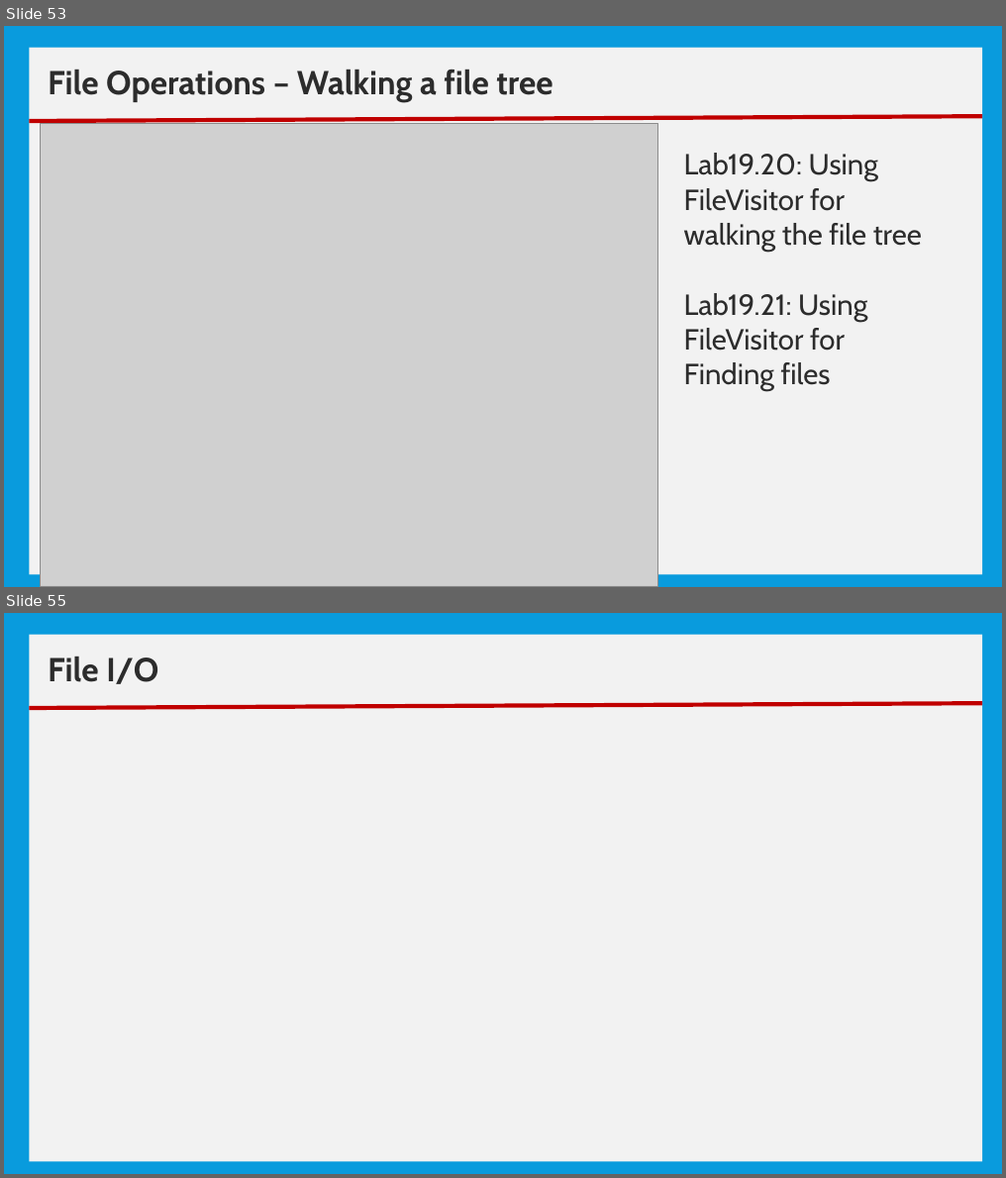
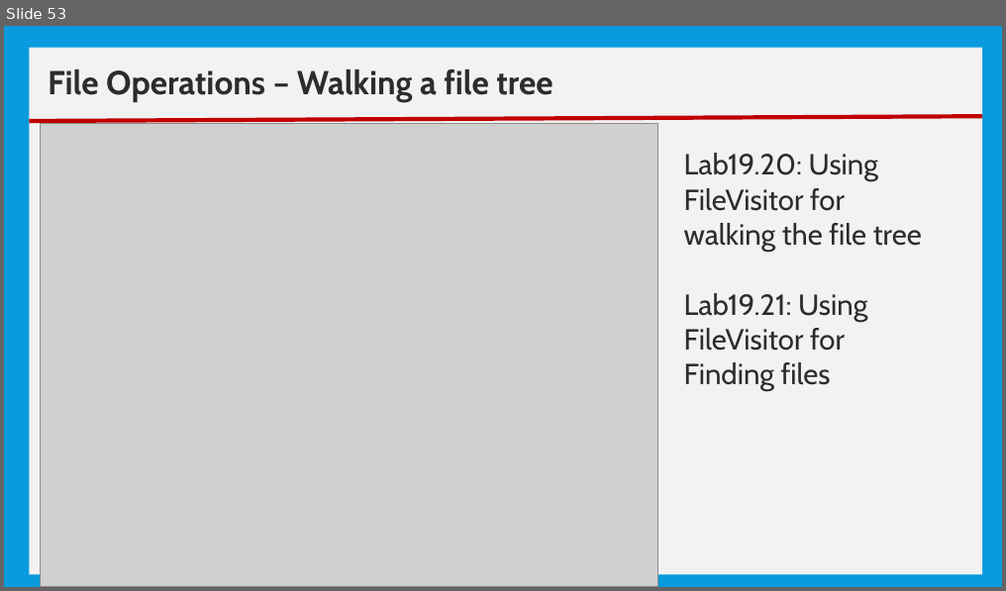
Before and after one commit to nmsgit1234/TechnicalDocs, a slide deck: training/core_java/10_Basic IO.pptx. Shown one above the other, each under a label of ours: slides 53 and 55 before the commit, slide 53 after it; the slides between them are not shown. The pictures are 1006x1178 and 1006x591 pixels, drawn with LibreOffice and Linux fonts; fonts in the diff are those of the drawing; grey boxes stand for pictures. Boxes give left, top, right and bottom in pixels: in the first picture for what was removed or moved away, otherwise in the second. Text is boxed around its words. In the diff, an @@ line names an element or a change of style, - is before the commit and + after.

```diff
--- a/training/core_java/10_Basic IO.pptx
+++ b/training/core_java/10_Basic IO.pptx
@@ slide 55 removed at [4,613,1002,1174], background #099BDD @@
@@ rectangle removed at [30,635,982,1162] @@
@@ text removed at [48,657,158,684] @@
-File I/O
@@ line removed from (30, 708) to (982, 703) @@
```
Also in this commit, not shown: 2 slides changed, 6 other slides removed, 31 other files.
